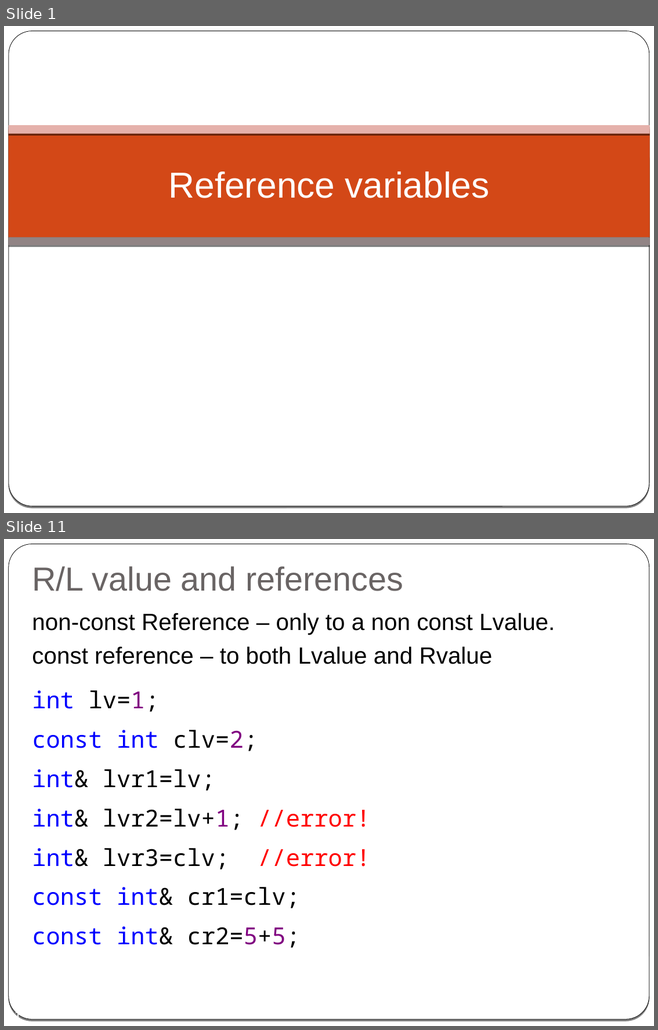
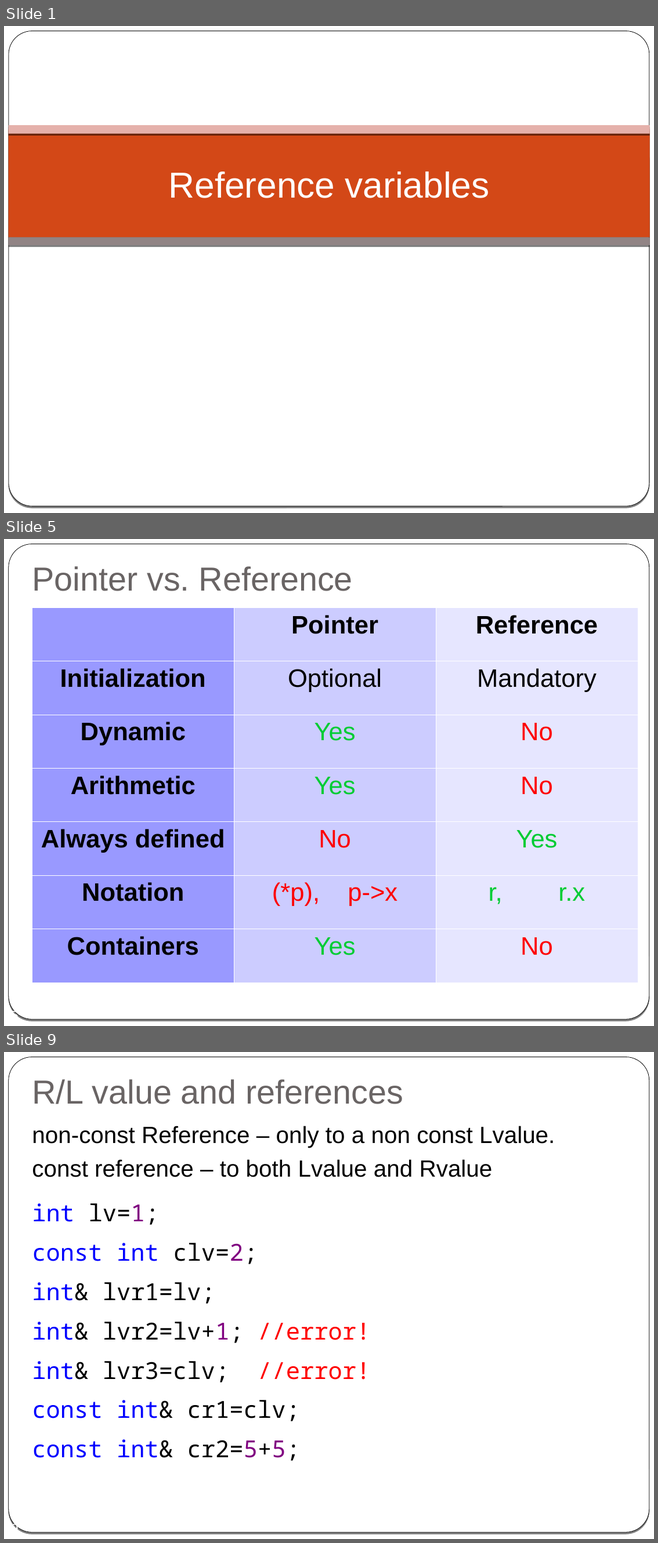
Before and after one commit to cpp-at-ariel/cpp-5778, a slide deck: week03-reference-const/slides-reference.odp. Shown one above the other, each under a label of ours: slides 1 and 11 before the commit, slides 1, 5 and 9 after it; the slides between them are not shown. The pictures are 658x1030 and 658x1543 pixels, drawn with LibreOffice and Linux fonts; fonts in the diff are those of the drawing. Boxes give left, top, right and bottom in pixels: in the first picture for what was removed or moved away, otherwise in the second. Text is boxed around its words. In the diff, an @@ line names an element or a change of style, - is before the commit and + after.

```diff
--- a/week03-reference-const/slides-reference.odp
+++ b/week03-reference-const/slides-reference.odp
@@ slide 5 added at (x1=4, y1=539, x2=654, y2=1026), background gradient #000000 to #FFFFFF; not listed: 2 template elements that a slide beside it also shows @@
@@ title added at (x1=32, y1=566, x2=353, y2=591), 37 pt, text #696464 @@
+Pointer vs. Reference
@@ table added at (x1=32, y1=607, x2=638, y2=983), 7 rows, 3 columns @@
+ | Pointer | Reference
+Initialization | Optional | Mandatory
+Dynamic | Yes | No
+Arithmetic | Yes | No
+Always defined | No | Yes
+Notation | (*p), p->x | r, r.x
+Containers | Yes | No
@@ page number added at (x1=12, y1=1010, x2=18, y2=1017), 14 pt, text #FFFFFF @@
+5
@@ what was slide 11 is now slide 9 @@
@@ page number at (x1=12, y1=1523, x2=18, y2=1530): text changed @@
-11
+9
```
Also in this commit, not shown: 10 slides changed, 1 other slide added, 4 slides removed, 25 other files.
